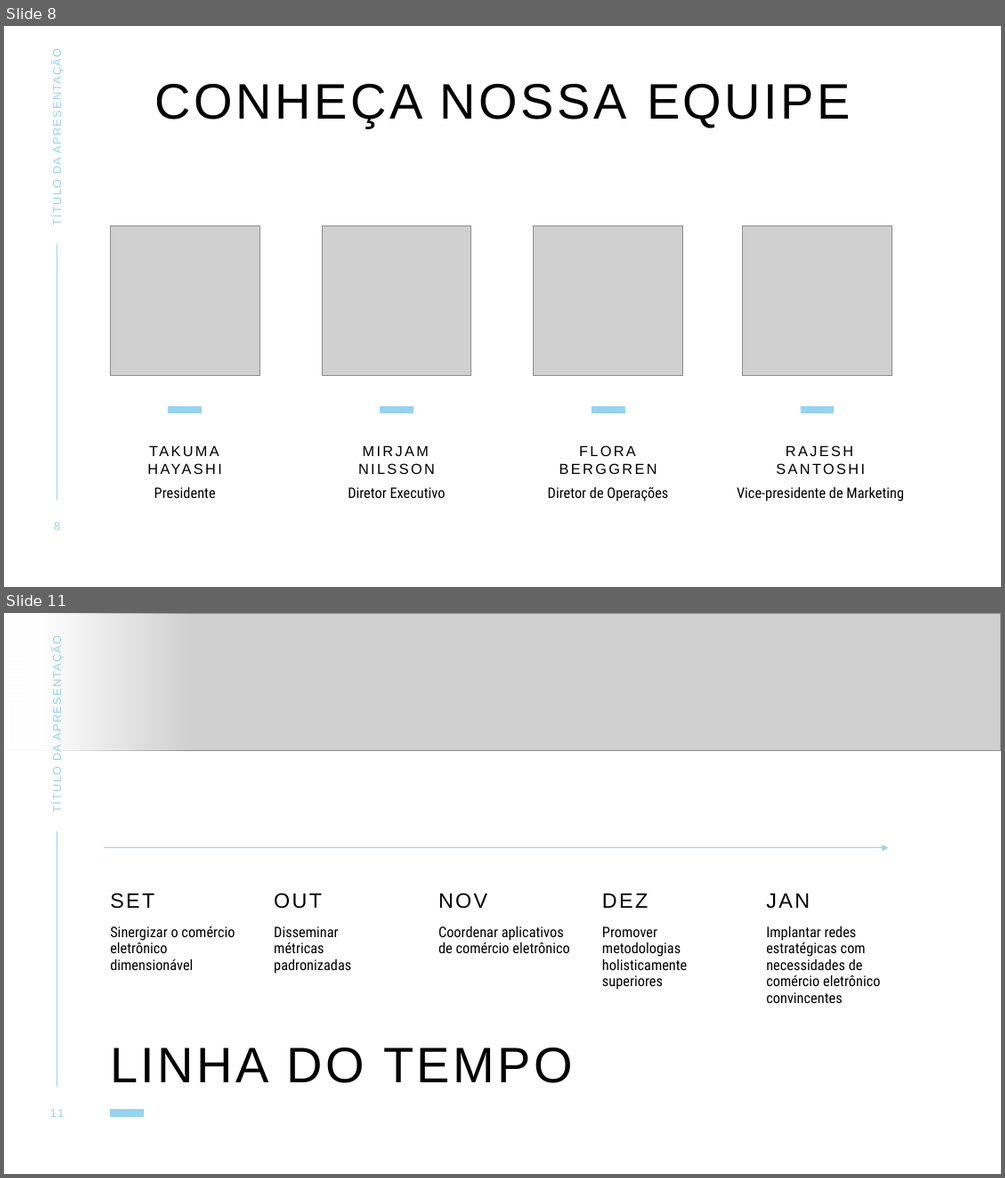
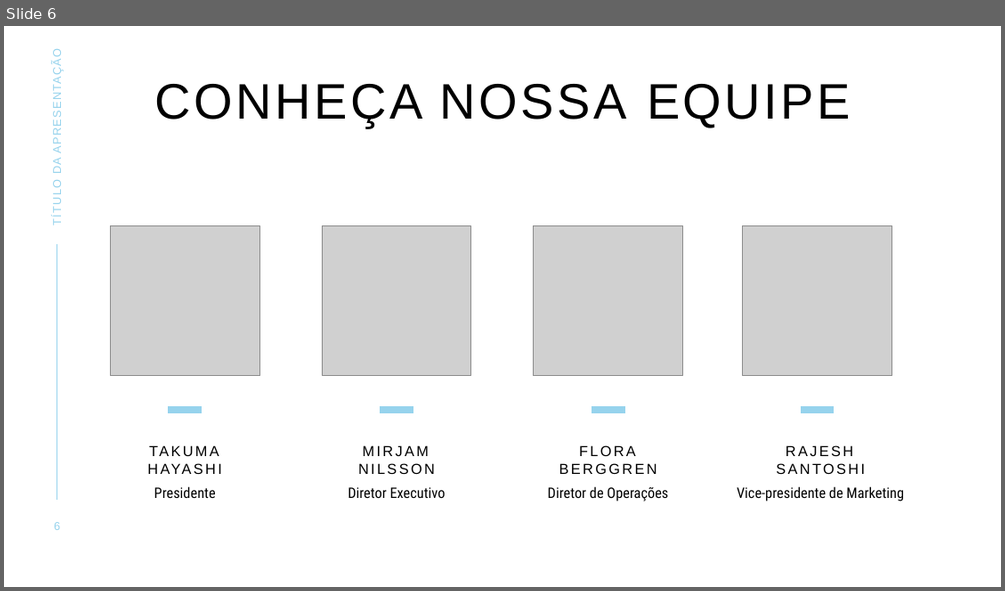
Before and after one commit to tbgbarros/PI-2-DSM2SEM, a slide deck: APRESENTAÇÕES/GPO.pptx. Shown one above the other, each under a label of ours: slides 8 and 11 before the commit, slide 6 after it; the slides between them are not shown. The pictures are 1005x1178 and 1005x591 pixels, drawn with LibreOffice and Linux fonts; fonts in the diff are those of the drawing; grey boxes stand for pictures. Boxes give left, top, right and bottom in pixels: in the first picture for what was removed or moved away, otherwise in the second. Text is boxed around its words. In the diff, an @@ line names an element or a change of style, - is before the commit and + after.

```diff
--- a/APRESENTAÇÕES/GPO.pptx
+++ b/APRESENTAÇÕES/GPO.pptx
@@ slide 11 removed at [4, 613, 1001, 1174], background #FFFFFF; not listed: 1 template element that a slide beside it also shows @@
@@ picture removed at [4, 613, 1001, 751] @@
@@ rectangle removed at [4, 613, 191, 751] @@
@@ text removed at [50, 646, 63, 812] @@
-TÍTULO DA APRESENTAÇÃO
@@ arrow removed from (104, 848) to (889, 848) @@
@@ text removed at [110, 892, 154, 908] @@
-SET
@@ text removed at [274, 892, 322, 908] @@
-OUT
@@ text removed at [438, 892, 487, 908] @@
-NOV
@@ text removed at [602, 893, 647, 908] @@
-DEZ
@@ text removed at [766, 893, 809, 908] @@
-JAN
@@ text removed at [110, 925, 235, 970] @@
-Sinergizar o comércio eletrônico dimensionável
@@ text removed at [274, 926, 351, 973] @@
-Disseminar métricas padronizadas
@@ text removed at [438, 925, 569, 953] @@
-Coordenar aplicativos de comércio eletrônico
@@ text removed at [602, 926, 687, 989] @@
-Promover metodologias holisticamente superiores
@@ text removed at [766, 925, 880, 1003] @@
-Implantar redes estratégicas com necessidades de comércio eletrônico convincentes
@@ title removed at [110, 1047, 573, 1083] @@
-LINHA DO TEMPO
@@ page number removed at [50, 1109, 65, 1117] @@
-11
@@ line removed from (110, 1112) to (144, 1112) @@
@@ what was slide 8 is now slide 6 @@
```
Also in this commit, not shown: 1 slide added, 7 other slides removed.
